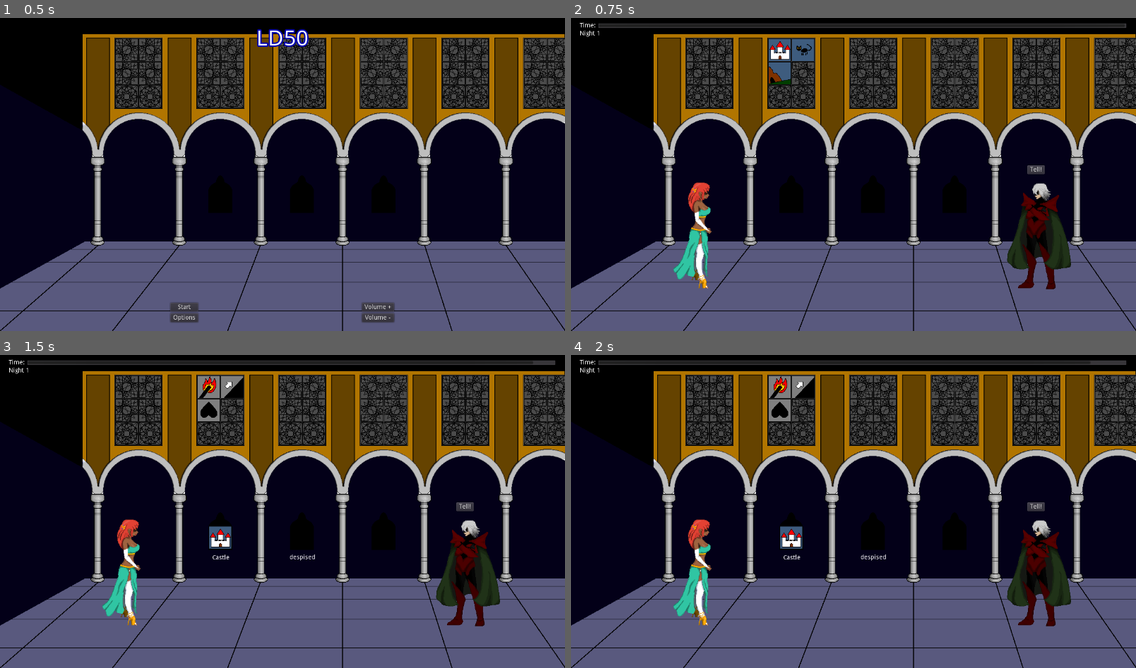
Above: before the commit, frames 1-4 (two rows, left to right).
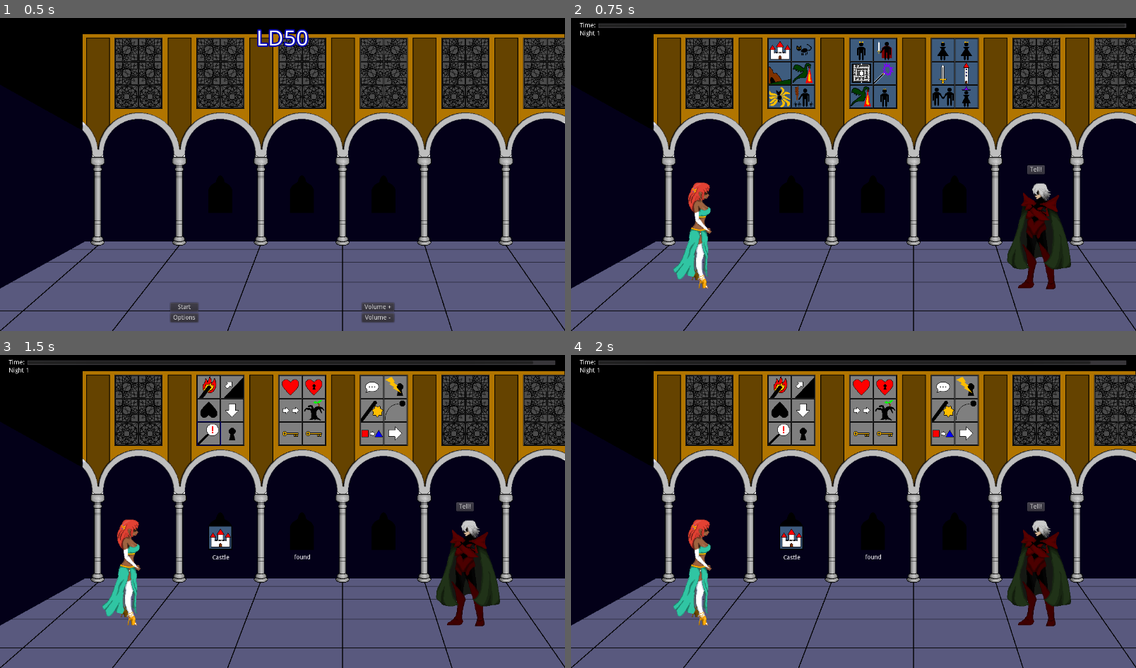
Above: after the commit, the same moments.

Repository: alpacanumerals/LD50
Game: Godot game, scene res://TitleScreen.tscn
The game is run twice, just before and just after one commit, with the same random seed, the same clock (stepped at 60 frames per second) and the same inputs.
Inputs (mouse positions are in pixels of both pictures, inside the frame that each line leads up to):
- Up to frame 1 (0.5 s): no input
- Up to frame 2 (0.75 s): click "Start" at 0.5 s
- Up to frame 3 (1.5 s): tap Enter at 1.25 s; drag from (209, 386) to (220, 536) at 1.27 s
- Up to frame 4 (2 s): no input

Frame 1 is identical in both runs. In frame 2, 3.9% of the frame differs, in the area x 35-72%, y 6-29%; in frame 3, 4.1%, in the area x 34-72%, y 6-66%; in frame 4, 4.0%.

Commit message:
18 wall tiles

Diff:
--- a/StoryScene.tscn
+++ b/StoryScene.tscn
@@ -24,10 +24,10 @@
 extents = Vector2( 26, 26 )
 
 [sub_resource type="RectangleShape2D" id=3]
-extents = Vector2( 77, 6.4375 )
+extents = Vector2( 260.5, 6.4375 )
 
 [sub_resource type="RectangleShape2D" id=4]
-extents = Vector2( 10, 80 )
+extents = Vector2( 38, 80 )
 
 [sub_resource type="RectangleShape2D" id=5]
 extents = Vector2( 644.5, 364 )
@@ -171,6 +171,246 @@
 [node name="Highlight" type="Sprite" parent="WallCards/OpCard3"]
 texture = ExtResource( 15 )
 
+[node name="OpCard4" type="Area2D" parent="WallCards"]
+position = Vector2( 506, 115 )
+script = ExtResource( 9 )
+__meta__ = {
+"_edit_group_": true
+}
+
+[node name="Sprite" type="Sprite" parent="WallCards/OpCard4"]
+texture = ExtResource( 8 )
+
+[node name="CollisionShape2D" type="CollisionShape2D" parent="WallCards/OpCard4"]
+shape = SubResource( 2 )
+
+[node name="Highlight" type="Sprite" parent="WallCards/OpCard4"]
+texture = ExtResource( 15 )
+
+[node name="OpCard5" type="Area2D" parent="WallCards"]
+position = Vector2( 453, 168 )
+script = ExtResource( 9 )
+__meta__ = {
+"_edit_group_": true
+}
+
+[node name="Sprite" type="Sprite" parent="WallCards/OpCard5"]
+texture = ExtResource( 8 )
+
+[node name="CollisionShape2D" type="CollisionShape2D" parent="WallCards/OpCard5"]
+shape = SubResource( 2 )
+
+[node name="Highlight" type="Sprite" parent="WallCards/OpCard5"]
+texture = ExtResource( 15 )
+
+[node name="OpCard6" type="Area2D" parent="WallCards"]
+position = Vector2( 506, 168 )
+script = ExtResource( 9 )
+__meta__ = {
+"_edit_group_": true
+}
+
+[node name="Sprite" type="Sprite" parent="WallCards/OpCard6"]
+texture = ExtResource( 8 )
+
+[node name="CollisionShape2D" type="CollisionShape2D" parent="WallCards/OpCard6"]
+shape = SubResource( 2 )
+
+[node name="Highlight" type="Sprite" parent="WallCards/OpCard6"]
+texture = ExtResource( 15 )
+
+[node name="OpCard7" type="Area2D" parent="WallCards"]
+position = Vector2( 638, 62 )
+script = ExtResource( 9 )
+__meta__ = {
+"_edit_group_": true
+}
+
+[node name="Sprite" type="Sprite" parent="WallCards/OpCard7"]
+texture = ExtResource( 8 )
+
+[node name="CollisionShape2D" type="CollisionShape2D" parent="WallCards/OpCard7"]
+shape = SubResource( 2 )
+
+[node name="Highlight" type="Sprite" parent="WallCards/OpCard7"]
+texture = ExtResource( 15 )
+
+[node name="OpCard8" type="Area2D" parent="WallCards"]
+position = Vector2( 691, 62 )
+script = ExtResource( 9 )
+__meta__ = {
+"_edit_group_": true
+}
+
+[node name="Sprite" type="Sprite" parent="WallCards/OpCard8"]
+texture = ExtResource( 8 )
+
+[node name="CollisionShape2D" type="CollisionShape2D" parent="WallCards/OpCard8"]
+shape = SubResource( 2 )
+
+[node name="Highlight" type="Sprite" parent="WallCards/OpCard8"]
+texture = ExtResource( 15 )
+
+[node name="OpCard9" type="Area2D" parent="WallCards"]
+position = Vector2( 638, 115 )
+script = ExtResource( 9 )
+__meta__ = {
+"_edit_group_": true
+}
+
+[node name="Sprite" type="Sprite" parent="WallCards/OpCard9"]
+texture = ExtResource( 8 )
+
+[node name="CollisionShape2D" type="CollisionShape2D" parent="WallCards/OpCard9"]
+shape = SubResource( 2 )
+
+[node name="Highlight" type="Sprite" parent="WallCards/OpCard9"]
+texture = ExtResource( 15 )
+
+[node name="OpCard10" type="Area2D" parent="WallCards"]
+position = Vector2( 691, 115 )
+script = ExtResource( 9 )
+__meta__ = {
+"_edit_group_": true
+}
+
+[node name="Sprite" type="Sprite" parent="WallCards/OpCard10"]
+texture = ExtResource( 8 )
+
+[node name="CollisionShape2D" type="CollisionShape2D" parent="WallCards/OpCard10"]
+shape = SubResource( 2 )
+
+[node name="Highlight" type="Sprite" parent="WallCards/OpCard10"]
+texture = ExtResource( 15 )
+
+[node name="OpCard11" type="Area2D" parent="WallCards"]
+position = Vector2( 638, 168 )
+script = ExtResource( 9 )
+__meta__ = {
+"_edit_group_": true
+}
+
+[node name="Sprite" type="Sprite" parent="WallCards/OpCard11"]
+texture = ExtResource( 8 )
+
+[node name="CollisionShape2D" type="CollisionShape2D" parent="WallCards/OpCard11"]
+shape = SubResource( 2 )
+
+[node name="Highlight" type="Sprite" parent="WallCards/OpCard11"]
+texture = ExtResource( 15 )
+
+[node name="OpCard12" type="Area2D" parent="WallCards"]
+position = Vector2( 691, 168 )
+script = ExtResource( 9 )
+__meta__ = {
+"_edit_group_": true
+}
+
+[node name="Sprite" type="Sprite" parent="WallCards/OpCard12"]
+texture = ExtResource( 8 )
+
+[node name="CollisionShape2D" type="CollisionShape2D" parent="WallCards/OpCard12"]
+shape = SubResource( 2 )
+
+[node name="Highlight" type="Sprite" parent="WallCards/OpCard12"]
+texture = ExtResource( 15 )
+
+[node name="OpCard13" type="Area2D" parent="WallCards"]
+position = Vector2( 823, 62 )
+script = ExtResource( 9 )
+__meta__ = {
+"_edit_group_": true
+}
+
+[node name="Sprite" type="Sprite" parent="WallCards/OpCard13"]
+texture = ExtResource( 8 )
+
+[node name="CollisionShape2D" type="CollisionShape2D" parent="WallCards/OpCard13"]
+shape = SubResource( 2 )
+
+[node name="Highlight" type="Sprite" parent="WallCards/OpCard13"]
+texture = ExtResource( 15 )
+
+[node name="OpCard14" type="Area2D" parent="WallCards"]
+position = Vector2( 876, 62 )
+script = ExtResource( 9 )
+__meta__ = {
+"_edit_group_": true
+}
+
+[node name="Sprite" type="Sprite" parent="WallCards/OpCard14"]
+texture = ExtResource( 8 )
+
+[node name="CollisionShape2D" type="CollisionShape2D" parent="WallCards/OpCard14"]
+shape = SubResource( 2 )
+
+[node name="Highlight" type="Sprite" parent="WallCards/OpCard14"]
+texture = ExtResource( 15 )
+
+[node name="OpCard15" type="Area2D" parent="WallCards"]
+position = Vector2( 823, 115 )
+script = ExtResource( 9 )
+__meta__ = {
+"_edit_group_": true
+}
+
+[node name="Sprite" type="Sprite" parent="WallCards/OpCard15"]
+texture = ExtResource( 8 )
+
+[node name="CollisionShape2D" type="CollisionShape2D" parent="WallCards/OpCard15"]
+shape = SubResource( 2 )
+
+[node name="Highlight" type="Sprite" parent="WallCards/OpCard15"]
+texture = ExtResource( 15 )
+
+[node name="OpCard16" type="Area2D" parent="WallCards"]
+position = Vector2( 876, 115 )
+script = ExtResource( 9 )
+__meta__ = {
+"_edit_group_": true
+}
+
+[node name="Sprite" type="Sprite" parent="WallCards/OpCard16"]
+texture = ExtResource( 8 )
+
+[node name="CollisionShape2D" type="CollisionShape2D" parent="WallCards/OpCard16"]
+shape = SubResource( 2 )
+
+[node name="Highlight" type="Sprite" parent="WallCards/OpCard16"]
+texture = ExtResource( 15 )
+
+[node name="OpCard17" type="Area2D" parent="WallCards"]
+position = Vector2( 823, 168 )
+script = ExtResource( 9 )
+__meta__ = {
+"_edit_group_": true
+}
+
+[node name="Sprite" type="Sprite" parent="WallCards/OpCard17"]
+texture = ExtResource( 8 )
+
+[node name="CollisionShape2D" type="CollisionShape2D" parent="WallCards/OpCard17"]
+shape = SubResource( 2 )
+
+[node name="Highlight" type="Sprite" parent="WallCards/OpCard17"]
+texture = ExtResource( 15 )
+
+[node name="OpCard18" type="Area2D" parent="WallCards"]
+position = Vector2( 876, 168 )
+script = ExtResource( 9 )
+__meta__ = {
+"_edit_group_": true
+}
+
+[node name="Sprite" type="Sprite" parent="WallCards/OpCard18"]
+texture = ExtResource( 8 )
+
+[node name="CollisionShape2D" type="CollisionShape2D" parent="WallCards/OpCard18"]
+shape = SubResource( 2 )
+
+[node name="Highlight" type="Sprite" parent="WallCards/OpCard18"]
+texture = ExtResource( 15 )
+
 [node name="DoneNode" type="Node2D" parent="."]
 position = Vector2( 1014, 324 )
 __meta__ = {
@@ -217,10 +457,11 @@
 }
 
 [node name="CollisionShape2D" type="CollisionShape2D" parent="BlankWalls/WallTop"]
-position = Vector2( 481, 28.5625 )
+position = Vector2( 664.5, 28.5625 )
 shape = SubResource( 3 )
 
 [node name="WallBottom" type="Area2D" parent="BlankWalls"]
+position = Vector2( 187, 0 )
 script = ExtResource( 6 )
 __meta__ = {
 "_edit_group_": true
@@ -231,7 +472,7 @@
 shape = SubResource( 3 )
 
 [node name="WallMid1" type="Area2D" parent="BlankWalls"]
-position = Vector2( 417, 114 )
+position = Vector2( 387, 114 )
 script = ExtResource( 6 )
 __meta__ = {
 "_edit_group_": true
@@ -242,14 +483,36 @@
 shape = SubResource( 4 )
 
 [node name="WallMid2" type="Area2D" parent="BlankWalls"]
-position = Vector2( 543, 114 )
+position = Vector2( 570, 114 )
 script = ExtResource( 6 )
 __meta__ = {
 "_edit_group_": true
 }
 
 [node name="CollisionShape2D" type="CollisionShape2D" parent="BlankWalls/WallMid2"]
-position = Vector2( 0, 1 )
+position = Vector2( 2, 1 )
+shape = SubResource( 4 )
+
+[node name="WallMid3" type="Area2D" parent="BlankWalls"]
+position = Vector2( 755, 114 )
+script = ExtResource( 6 )
+__meta__ = {
+"_edit_group_": true
+}
+
+[node name="CollisionShape2D" type="CollisionShape2D" parent="BlankWalls/WallMid3"]
+position = Vector2( 2, 1 )
+shape = SubResource( 4 )
+
+[node name="WallMid4" type="Area2D" parent="BlankWalls"]
+position = Vector2( 939, 114 )
+script = ExtResource( 6 )
+__meta__ = {
+"_edit_group_": true
+}
+
+[node name="CollisionShape2D" type="CollisionShape2D" parent="BlankWalls/WallMid4"]
+position = Vector2( 2, 1 )
 shape = SubResource( 4 )
 
 [node name="NightArea" type="Area2D" parent="."]
@@ -314,6 +577,81 @@
 [connection signal="mouse_exited" from="WallCards/OpCard3" to="WallCards/OpCard3" method="_on_OpCard_mouse_exited"]
 [connection signal="player_click" from="WallCards/OpCard3" to="WallCards" method="_on_OpCard_player_click"]
 [connection signal="player_highlight" from="WallCards/OpCard3" to="WindowText" method="_on_OpCard_player_highlight"]
+[connection signal="input_event" from="WallCards/OpCard4" to="WallCards/OpCard4" method="_on_OpCard_input_event"]
+[connection signal="mouse_entered" from="WallCards/OpCard4" to="WallCards/OpCard4" method="_on_OpCard_mouse_entered"]
+[connection signal="mouse_exited" from="WallCards/OpCard4" to="WallCards/OpCard4" method="_on_OpCard_mouse_exited"]
+[connection signal="player_click" from="WallCards/OpCard4" to="WallCards" method="_on_OpCard_player_click"]
+[connection signal="player_highlight" from="WallCards/OpCard4" to="WindowText" method="_on_OpCard_player_highlight"]
+[connection signal="input_event" from="WallCards/OpCard5" to="WallCards/OpCard5" method="_on_OpCard_input_event"]
+[connection signal="mouse_entered" from="WallCards/OpCard5" to="WallCards/OpCard5" method="_on_OpCard_mouse_entered"]
+[connection signal="mouse_exited" from="WallCards/OpCard5" to="WallCards/OpCard5" method="_on_OpCard_mouse_exited"]
+[connection signal="player_click" from="WallCards/OpCard5" to="WallCards" method="_on_OpCard_player_click"]
+[connection signal="player_highlight" from="WallCards/OpCard5" to="WindowText" method="_on_OpCard_player_highlight"]
+[connection signal="input_event" from="WallCards/OpCard6" to="WallCards/OpCard6" method="_on_OpCard_input_event"]
+[connection signal="mouse_entered" from="WallCards/OpCard6" to="WallCards/OpCard6" method="_on_OpCard_mouse_entered"]
+[connection signal="mouse_exited" from="WallCards/OpCard6" to="WallCards/OpCard6" method="_on_OpCard_mouse_exited"]
+[connection signal="player_click" from="WallCards/OpCard6" to="WallCards" method="_on_OpCard_player_click"]
+[connection signal="player_highlight" from="WallCards/OpCard6" to="WindowText" method="_on_OpCard_player_highlight"]
+[connection signal="input_event" from="WallCards/OpCard7" to="WallCards/OpCard7" method="_on_OpCard_input_event"]
+[connection signal="mouse_entered" from="WallCards/OpCard7" to="WallCards/OpCard7" method="_on_OpCard_mouse_entered"]
+[connection signal="mouse_exited" from="WallCards/OpCard7" to="WallCards/OpCard7" method="_on_OpCard_mouse_exited"]
+[connection signal="player_click" from="WallCards/OpCard7" to="WallCards" method="_on_OpCard_player_click"]
+[connection signal="player_highlight" from="WallCards/OpCard7" to="WindowText" method="_on_OpCard_player_highlight"]
+[connection signal="input_event" from="WallCards/OpCard8" to="WallCards/OpCard8" method="_on_OpCard_input_event"]
+[connection signal="mouse_entered" from="WallCards/OpCard8" to="WallCards/OpCard8" method="_on_OpCard_mouse_entered"]
+[connection signal="mouse_exited" from="WallCards/OpCard8" to="WallCards/OpCard8" method="_on_OpCard_mouse_exited"]
+[connection signal="player_click" from="WallCards/OpCard8" to="WallCards" method="_on_OpCard_player_click"]
+[connection signal="player_highlight" from="WallCards/OpCard8" to="WindowText" method="_on_OpCard_player_highlight"]
+[connection signal="input_event" from="WallCards/OpCard9" to="WallCards/OpCard9" method="_on_OpCard_input_event"]
+[connection signal="mouse_entered" from="WallCards/OpCard9" to="WallCards/OpCard9" method="_on_OpCard_mouse_entered"]
+[connection signal="mouse_exited" from="WallCards/OpCard9" to="WallCards/OpCard9" method="_on_OpCard_mouse_exited"]
+[connection signal="player_click" from="WallCards/OpCard9" to="WallCards" method="_on_OpCard_player_click"]
+[connection signal="player_highlight" from="WallCards/OpCard9" to="WindowText" method="_on_OpCard_player_highlight"]
+[connection signal="input_event" from="WallCards/OpCard10" to="WallCards/OpCard10" method="_on_OpCard_input_event"]
+[connection signal="mouse_entered" from="WallCards/OpCard10" to="WallCards/OpCard10" method="_on_OpCard_mouse_entered"]
+[connection signal="mouse_exited" from="WallCards/OpCard10" to="WallCards/OpCard10" method="_on_OpCard_mouse_exited"]
+[connection signal="player_click" from="WallCards/OpCard10" to="WallCards" method="_on_OpCard_player_click"]
+[connection signal="player_highlight" from="WallCards/OpCard10" to="WindowText" method="_on_OpCard_player_highlight"]
+[connection signal="input_event" from="WallCards/OpCard11" to="WallCards/OpCard11" method="_on_OpCard_input_event"]
+[connection signal="mouse_entered" from="WallCards/OpCard11" to="WallCards/OpCard11" method="_on_OpCard_mouse_entered"]
+[connection signal="mouse_exited" from="WallCards/OpCard11" to="WallCards/OpCard11" method="_on_OpCard_mouse_exited"]
+[connection signal="player_click" from="WallCards/OpCard11" to="WallCards" method="_on_OpCard_player_click"]
+[connection signal="player_highlight" from="WallCards/OpCard11" to="WindowText" method="_on_OpCard_player_highlight"]
+[connection signal="input_event" from="WallCards/OpCard12" to="WallCards/OpCard12" method="_on_OpCard_input_event"]
+[connection signal="mouse_entered" from="WallCards/OpCard12" to="WallCards/OpCard12" method="_on_OpCard_mouse_entered"]
+[connection signal="mouse_exited" from="WallCards/OpCard12" to="WallCards/OpCard12" method="_on_OpCard_mouse_exited"]
+[connection signal="player_click" from="WallCards/OpCard12" to="WallCards" method="_on_OpCard_player_click"]
+[connection signal="player_highlight" from="WallCards/OpCard12" to="WindowText" method="_on_OpCard_player_highlight"]
+[connection signal="input_event" from="WallCards/OpCard13" to="WallCards/OpCard13" method="_on_OpCard_input_event"]
+[connection signal="mouse_entered" from="WallCards/OpCard13" to="WallCards/OpCard13" method="_on_OpCard_mouse_entered"]
+[connection signal="mouse_exited" from="WallCards/OpCard13" to="WallCards/OpCard13" method="_on_OpCard_mouse_exited"]
+[connection signal="player_click" from="WallCards/OpCard13" to="WallCards" method="_on_OpCard_player_click"]
+[connection signal="player_highlight" from="WallCards/OpCard13" to="WindowText" method="_on_OpCard_player_highlight"]
+[connection signal="input_event" from="WallCards/OpCard14" to="WallCards/OpCard14" method="_on_OpCard_input_event"]
+[connection signal="mouse_entered" from="WallCards/OpCard14" to="WallCards/OpCard14" method="_on_OpCard_mouse_entered"]
+[connection signal="mouse_exited" from="WallCards/OpCard14" to="WallCards/OpCard14" method="_on_OpCard_mouse_exited"]
+[connection signal="player_click" from="WallCards/OpCard14" to="WallCards" method="_on_OpCard_player_click"]
+[connection signal="player_highlight" from="WallCards/OpCard14" to="WindowText" method="_on_OpCard_player_highlight"]
+[connection signal="input_event" from="WallCards/OpCard15" to="WallCards/OpCard15" method="_on_OpCard_input_event"]
+[connection signal="mouse_entered" from="WallCards/OpCard15" to="WallCards/OpCard15" method="_on_OpCard_mouse_entered"]
+[connection signal="mouse_exited" from="WallCards/OpCard15" to="WallCards/OpCard15" method="_on_OpCard_mouse_exited"]
+[connection signal="player_click" from="WallCards/OpCard15" to="WallCards" method="_on_OpCard_player_click"]
+[connection signal="player_highlight" from="WallCards/OpCard15" to="WindowText" method="_on_OpCard_player_highlight"]
+[connection signal="input_event" from="WallCards/OpCard16" to="WallCards/OpCard16" method="_on_OpCard_input_event"]
+[connection signal="mouse_entered" from="WallCards/OpCard16" to="WallCards/OpCard16" method="_on_OpCard_mouse_entered"]
+[connection signal="mouse_exited" from="WallCards/OpCard16" to="WallCards/OpCard16" method="_on_OpCard_mouse_exited"]
+[connection signal="player_click" from="WallCards/OpCard16" to="WallCards" method="_on_OpCard_player_click"]
+[connection signal="player_highlight" from="WallCards/OpCard16" to="WindowText" method="_on_OpCard_player_highlight"]
+[connection signal="input_event" from="WallCards/OpCard17" to="WallCards/OpCard17" method="_on_OpCard_input_event"]
+[connection signal="mouse_entered" from="WallCards/OpCard17" to="WallCards/OpCard17" method="_on_OpCard_mouse_entered"]
+[connection signal="mouse_exited" from="WallCards/OpCard17" to="WallCards/OpCard17" method="_on_OpCard_mouse_exited"]
+[connection signal="player_click" from="WallCards/OpCard17" to="WallCards" method="_on_OpCard_player_click"]
+[connection signal="player_highlight" from="WallCards/OpCard17" to="WindowText" method="_on_OpCard_player_highlight"]
+[connection signal="input_event" from="WallCards/OpCard18" to="WallCards/OpCard18" method="_on_OpCard_input_event"]
+[connection signal="mouse_entered" from="WallCards/OpCard18" to="WallCards/OpCard18" method="_on_OpCard_mouse_entered"]
+[connection signal="mouse_exited" from="WallCards/OpCard18" to="WallCards/OpCard18" method="_on_OpCard_mouse_exited"]
+[connection signal="player_click" from="WallCards/OpCard18" to="WallCards" method="_on_OpCard_player_click"]
+[connection signal="player_highlight" from="WallCards/OpCard18" to="WindowText" method="_on_OpCard_player_highlight"]
 [connection signal="pressed" from="DoneNode/DoneButton" to="." method="_on_DoneButton_pressed"]
 [connection signal="pressed" from="DoneNode/DoneButton" to="VBoxContainer/TimeLimit" method="_on_DoneButton_pressed"]
 [connection signal="pressed" from="DoneNode/DoneButton" to="WallCards" method="_on_DoneButton_pressed"]
@@ -322,5 +660,7 @@
 [connection signal="mouse_entered" from="BlankWalls/WallBottom" to="WindowText" method="_on_blank_walls_mouse_entered"]
 [connection signal="mouse_entered" from="BlankWalls/WallMid1" to="WindowText" method="_on_blank_walls_mouse_entered"]
 [connection signal="mouse_entered" from="BlankWalls/WallMid2" to="WindowText" method="_on_blank_walls_mouse_entered"]
+[connection signal="mouse_entered" from="BlankWalls/WallMid3" to="WindowText" method="_on_blank_walls_mouse_entered"]
+[connection signal="mouse_entered" from="BlankWalls/WallMid4" to="WindowText" method="_on_blank_walls_mouse_entered"]
 [connection signal="night_over" from="NightArea" to="VBoxContainer/TimeLimit" method="_on_NightArea_night_over"]
 [connection signal="night_over" from="NightArea" to="WindowText" method="_on_NightArea_night_over"]
